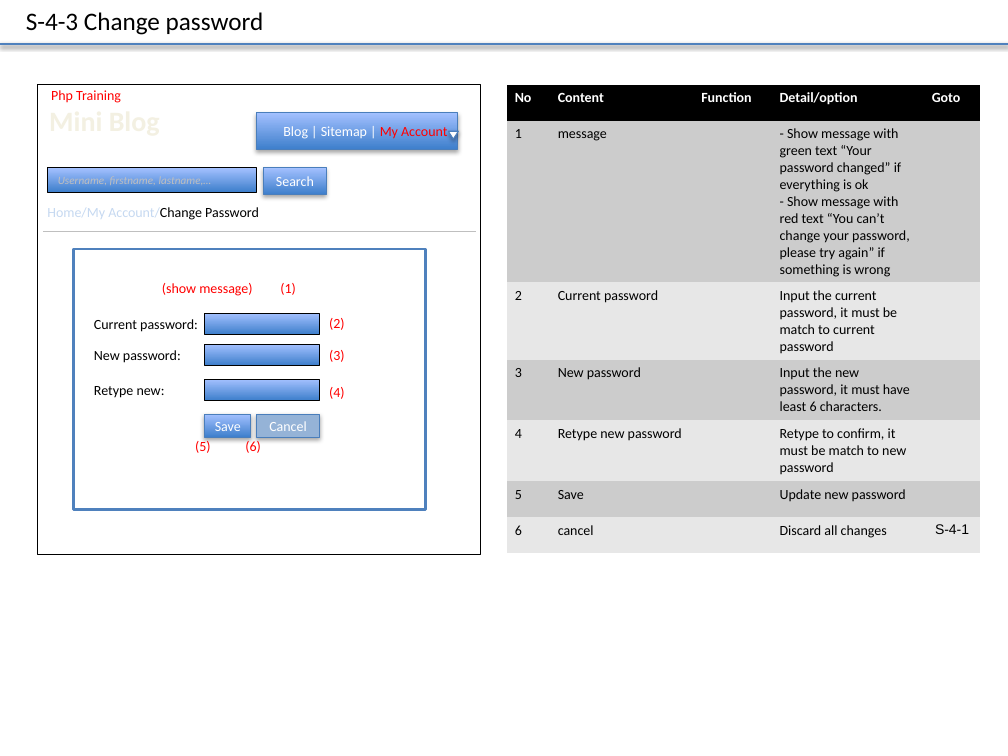
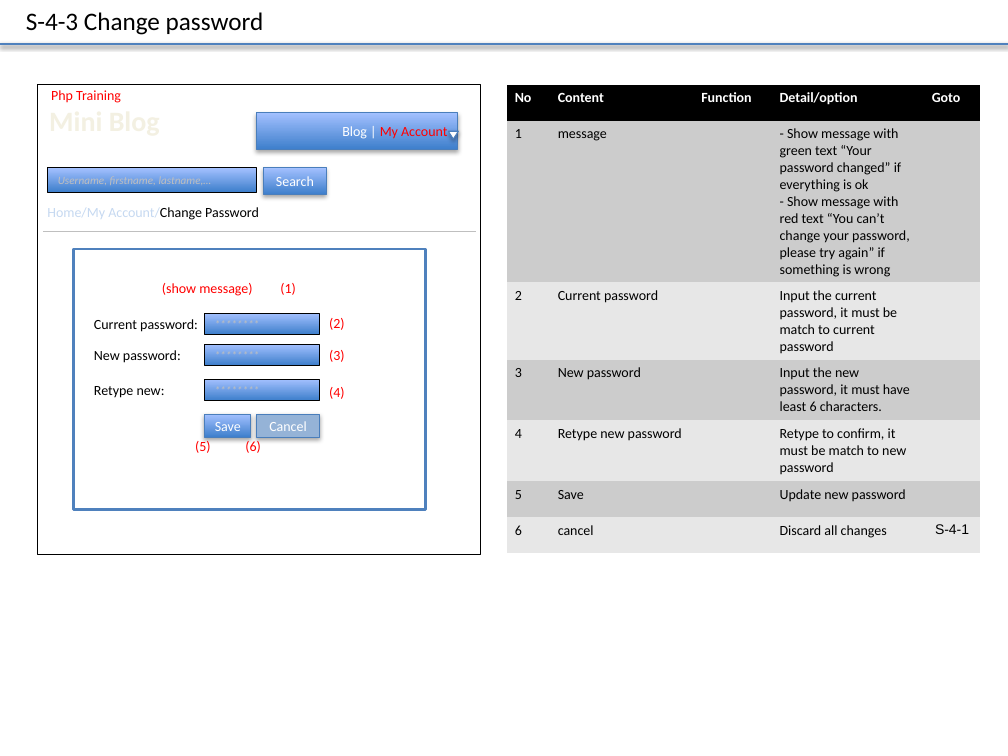
Before and after one commit to truong-vu-mulodo/mini-blog, a slide deck: slide 8 of php/tam-v.anh/doc/detail_design/frontend/wireframe/MiniBlog_Wireframe_Ver_0.1.0.pptx. Drawn at 1008x756 pixels with LibreOffice and Linux fonts; fonts in the diff are those of the drawing. Boxes give left, top, right and bottom in pixels: in the first picture for what was removed or moved away, otherwise in the second. Text is boxed around its words. In the diff, an @@ line names an element or a change of style, - is before the commit and + after.

Commit message:
remove sitemap and update change password, update info

```diff
--- a/php/tam-v.anh/doc/detail_design/frontend/wireframe/MiniBlog_Wireframe_Ver_0.1.0.pptx
+++ b/php/tam-v.anh/doc/detail_design/frontend/wireframe/MiniBlog_Wireframe_Ver_0.1.0.pptx
@@ text in rectangle at (342, 126, 447, 139): text changed; text colour #FFFFFF to #FF0000 @@
-Blog | Sitemap | My Account
+Blog | My Account
@@ text in rectangle at (205, 313, 320, 335): text added @@
+********
@@ text in rectangle at (205, 344, 320, 365): text added @@
+********
@@ text in rectangle at (205, 379, 320, 400): text added @@
+********
```
Also in this commit, not shown: 6 other slides changed.
